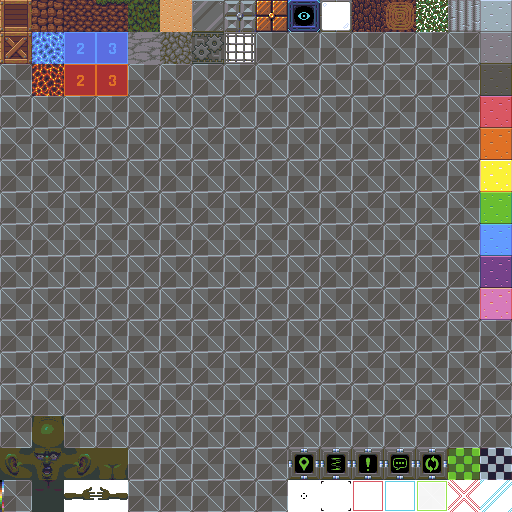
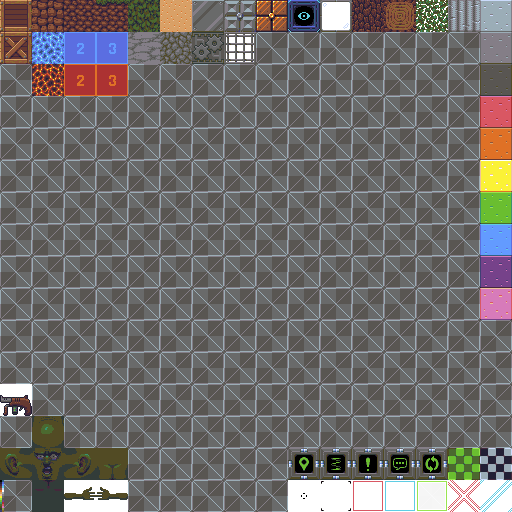
Layered file, before and after one edit (512x512). Changes by layer:
added group "Temp Items" with 1 layers in group "Blocks" over [0, 395, 32, 416]
added layer "Gun1" in group "Temp Items" over [0, 395, 32, 416]
